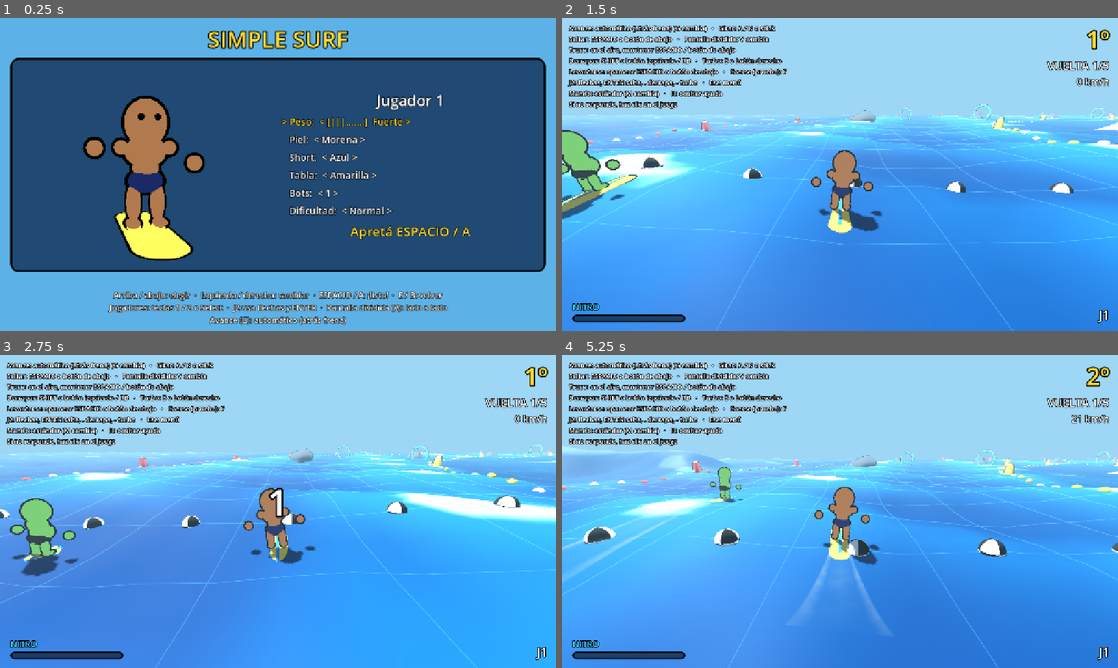
Above: before the commit, frames 1-4 (two rows, left to right).
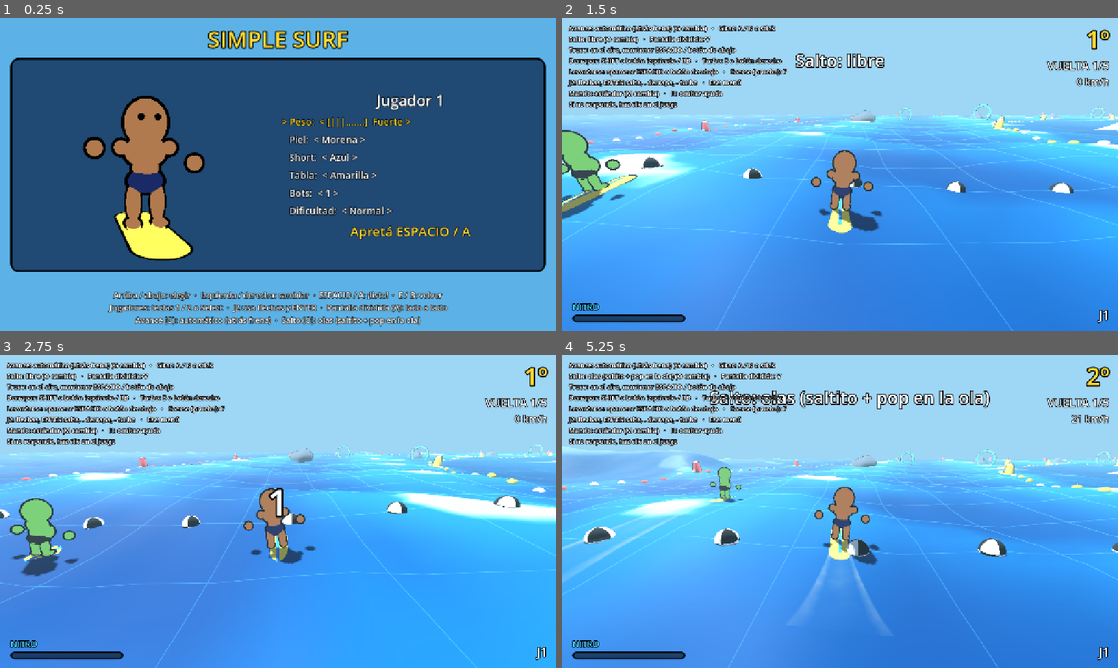
Above: after the commit, the same moments.

Repository: asimplesurfer/simplesurf
Game: Godot game, scene res://ui/menus/character_select.tscn
Two runs of this game, one before a commit and one after it. Both use one fixed random seed, a clock stepped at 60 frames per second and the inputs below.
Inputs (mouse positions are in pixels of both pictures, inside the frame that each line leads up to):
- Up to frame 1 (0.25 s): no input
- Up to frame 2 (1.5 s): tap Enter at 0.5 s; move the mouse to (812, 237) at 0.52 s; hold W (p1_up) 0.53-1.25 s; hold Space (p1_a) 0.53-1.25 s; click (812, 237) at 0.67 s; tap O at 0.8 s; drag from (1006, 221) to (812, 237) at 1.27 s
- Up to frame 3 (2.75 s): move the mouse to (111, 464) at 2.02 s; hold A (p1_left) from 2.03 s (still down); hold Space (p1_a) from 2.03 s (still down); tap V at 2.1 s
- Up to frame 4 (5.25 s): release A (p1_left) at 2.75 s; release Space (p1_a) at 2.75 s; drag from (867, 511) to (673, 464) at 2.77 s; move the mouse to (756, 433) at 3.52 s; hold S (p1_down) 3.53-4.25 s; tap E (p1_b) at 3.6 s; tap V at 3.8 s; drag from (962, 495) to (756, 433) at 4.27 s; move the mouse to (728, 527) at 5.02 s; hold W (p1_up) from 5.03 s (still down); tap O at 5.1 s; click (728, 527) at 5.17 s

The runs differ from the first frame. In frame 1, 1.0% of the frame differs, in the area x 24-76%, y 95-99%; in frame 2, 1.0%; in frame 3, 0.5%; in frame 4, 1.9%, in the area x 3-77%, y 5-18%.

Commit message:
Salto de olas por defecto: saltito en agua plana y pop en la ola
- En agua plana, A hace un saltito (~40 cm, no alcanza para trucos)
- Apretando A al subir una ola (o justo al salir) se hace el pop: sale
  mucho más alto. La altura y los trucos vienen de las olas
- O alterna con el salto libre de antes (se guarda)
- Bots en modo olas: no saltan en las rectas, van a buscar olas grandes y
  hacen el pop (mejor cuanto más difíciles)
- Tests del saltito, del pop y carrera de bots en modo olas

Co-Authored-By: Claude Opus 5.5 <noreply@anthropic.com>
Claude-Session: https://claude.ai/code/session_0158oNfJa2g5qsqyuATh8Mjh

Diff:
--- a/ai/ai_controller.gd
+++ b/ai/ai_controller.gd
@@ -52,6 +52,11 @@
 ## Frenar un poco (hay una roca cerca).
 var _brake: bool = false
 var _path_phase: float = 0.0
+## Modo olas: ya intentó el pop en esta subida.
+var _pop_tried: bool = false
+## Decisión de ir o no a cada ola grande.
+var _wave_choice: Dictionary = {}
+var _water: Water
 var _last_lap: int = -1
 
 
@@ -62,6 +67,7 @@
 	_rng.randomize()
 	_pick_path()
 	course = get_tree().get_first_node_in_group("course") as Course
+	_water = get_tree().get_first_node_in_group("water") as Water
 	race = get_tree().get_first_node_in_group("race_manager") as RaceManager
 
 
@@ -126,6 +132,15 @@
 			input.mash_presses = 1
 			_jump_started = true
 		_jump_hold -= delta
+	elif GameSettings.jump_style == GameSettings.JumpStyle.WAVES:
+		# Modo olas: no salta en las rectas; hace el pop al subir una ola.
+		if rider.vertical_speed > rider.stats.pop_min_climb + 1.0 and not _pop_tried:
+			_pop_tried = true
+			if _rng.randf() < difficulty.pop_skill:
+				input.jump_pressed = true
+				input.mash_presses = 1
+		elif rider.vertical_speed < 0.5:
+			_pop_tried = false
 	elif _drift_timer <= 0.0 and _clear_ahead(angle, lateral, 22.0):
 		if _rng.randf() < difficulty.trick_jump_rate * delta:
 			_start_jump()
@@ -178,6 +193,12 @@
 			_ring_choice[id] = _rng.randf() < difficulty.ring_seek
 		if _ring_choice[id]:
 			target = track.lateral_of(ring.position)
+
+	# Modo olas: ir a buscar una ola grande que tiene adelante.
+	if GameSettings.jump_style == GameSettings.JumpStyle.WAVES:
+		var swell := _next_swell(angle, lateral)
+		if swell:
+			target = track.lateral_of(Vector3(swell.center.x, 0.0, swell.center.y))
 
 	# Llegando a la meta: derecho al punto más cercano de la línea.
 	var to_line := _arc_ahead(angle, 0.0, lateral)
@@ -257,6 +278,30 @@
 	return best
 
 
+## Ola grande más cercana adelante que decidió ir a buscar (o null).
+func _next_swell(angle: float, lateral: float) -> Swell:
+	if _water == null:
+		return null
+	var best: Swell = null
+	var best_d := 1e9
+	for s in _water.swells:
+		if s.amplitude < 1.5:
+			continue
+		var pos := Vector3(s.center.x, 0.0, s.center.y)
+		if absf(course.track.lateral_of(pos)) > course.track.half_width:
+			continue
+		var d := _arc_ahead(angle, course.track.angle_of(pos), lateral)
+		if d < 12.0 or d > 55.0 or d >= best_d:
+			continue
+		var id := s.get_instance_id()
+		if not _wave_choice.has(id):
+			_wave_choice[id] = _rng.randf() < difficulty.wave_seek
+		if _wave_choice[id]:
+			best = s
+			best_d = d
+	return best
+
+
 func _clear_ahead(angle: float, lateral: float, distance: float) -> bool:
 	for rock in course.rocks:
 		var ahead := _arc_ahead(angle, course.track.angle_of(rock.position), lateral)
--- a/ai/ai_difficulty.gd
+++ b/ai/ai_difficulty.gd
@@ -15,6 +15,10 @@
 @export_range(0.0, 1.0) var trick_fail_chance: float = 0.2
 ## Probabilidad (por segundo) de saltar para hacer un truco en una recta.
 @export var trick_jump_rate: float = 0.15
+## Modo olas: probabilidad de hacer el pop al subir una ola.
+@export_range(0.0, 1.0) var pop_skill: float = 0.6
+## Modo olas: probabilidad de ir a buscar una ola grande que tiene adelante.
+@export_range(0.0, 1.0) var wave_seek: float = 0.6
 ## Probabilidad de derrapar cuando tiene a un rival justo detrás.
 @export_range(0.0, 1.0) var aggression: float = 0.4
 ## Si usa el turbo.
@@ -43,6 +47,8 @@
 			d.aggression = 0.1
 			d.uses_turbo = false
 			d.look_ahead = 18.0
+			d.pop_skill = 0.25
+			d.wave_seek = 0.3
 		1:
 			d.display_name = "Normal"
 		2:
@@ -56,4 +62,6 @@
 			d.aggression = 0.85
 			d.turbo_threshold = 0.35
 			d.look_ahead = 32.0
+			d.pop_skill = 0.9
+			d.wave_seek = 0.9
 	return d
--- a/core/controllers/player_controller.gd
+++ b/core/controllers/player_controller.gd
@@ -7,6 +7,7 @@
 signal pad_layout_changed(layout_name: String)
 signal jump_mode_changed(mode_name: String)
 signal forward_mode_changed(mode_name: String)
+signal jump_style_changed(style_name: String)
 
 const SETTINGS_PATH := "user://settings.cfg"
 
@@ -78,6 +79,9 @@
 		elif player_index == 0 and key.pressed and not key.echo and key.physical_keycode == KEY_G:
 			GameSettings.toggle_auto_forward()
 			forward_mode_changed.emit(GameSettings.forward_mode_name())
+		elif player_index == 0 and key.pressed and not key.echo and key.physical_keycode == KEY_O:
+			GameSettings.toggle_jump_style()
+			jump_style_changed.emit(GameSettings.jump_style_name())
 	elif event is InputEventJoypadButton:
 		using_joypad = true
 	elif event is InputEventJoypadMotion and absf(event.axis_value) > 0.5:
--- a/core/rider/rider.gd
+++ b/core/rider/rider.gd
@@ -21,6 +21,7 @@
 signal drift_ended
 signal drift_hit(victim: Rider)
 signal motivation_started
+signal popped
 signal ring_collected
 signal crashed
 
@@ -63,6 +64,12 @@
 var turbo_active: bool = false
 ## true cuando ya cruzó la meta (festeja).
 var race_finished: bool = false
+## Modo olas: tiempo que queda del A apretado subiendo la ola (para el pop).
+var pop_buffer: float = 0.0
+## Tiempo desde que una ola lo lanzó (-1 si no fue una ola).
+var wave_air_time: float = -1.0
+## Si ya hizo el pop en este salto.
+var did_pop: bool = false
 var water: Water
 
 var _steer_smoothed: float = 0.0
@@ -91,6 +98,9 @@
 	if controls_locked:
 		input = RiderInput.new()
 	motivation_timer = maxf(0.0, motivation_timer - delta)
+	pop_buffer = maxf(0.0, pop_buffer - delta)
+	if wave_air_time >= 0.0:
+		wave_air_time += delta
 	turbo_active = false
 	if input.debug_fall and not is_fallen():
 		fall()
@@ -183,6 +193,10 @@
 		vertical_speed = (vertical_speed - stats.gravity * delta) * boost
 		jump_charge = 0.0
 		grounded = false
+		wave_air_time = 0.0
+		did_pop = false
+		if pop_buffer > 0.0:
+			do_pop()
 		return true
 	vertical_speed = clampf((h - position.y) / delta, -30.0, 30.0)
 	position.y = h
@@ -204,6 +218,25 @@
 	jumped.emit()
 
 
+## Modo olas: saltito en agua plana (no alcanza para un truco).
+func hop() -> void:
+	vertical_speed = maxf(vertical_speed, 0.0) + stats.hop_speed
+	grounded = false
+	wave_air_time = -1.0
+	did_pop = false
+	jumped.emit()
+
+
+## Modo olas: apretar A en la ola hace salir mucho más alto.
+func do_pop() -> void:
+	if did_pop:
+		return
+	did_pop = true
+	pop_buffer = 0.0
+	vertical_speed = maxf(vertical_speed, 0.0) * stats.pop_mult + 2.0
+	popped.emit()
+
+
 ## Mueve en el aire. Devuelve true cuando toca el agua.
 func update_air(delta: float) -> bool:
 	vertical_speed -= stats.gravity * delta
@@ -212,6 +245,7 @@
 	if position.y <= h and vertical_speed <= 0.0:
 		position.y = h
 		grounded = true
+		wave_air_time = -1.0
 		landed.emit()
 		return true
 	return false
--- a/core/rider/rider_stats.gd
+++ b/core/rider/rider_stats.gd
@@ -26,6 +26,15 @@
 @export var jump_charge_time: float = 1.0
 ## Velocidad hacia arriba en el modo "tocar para saltar" (m/s).
 @export var jump_speed_tap: float = 8.0
+## Modo olas: velocidad del saltito en agua plana (m/s); ~40 cm de alto.
+@export var hop_speed: float = 4.0
+## Modo olas: el "pop" multiplica el impulso con el que te lanza la ola.
+@export var pop_mult: float = 1.7
+## Modo olas: segundos que se recuerda el A apretado subiendo la ola (y
+## después del lanzamiento en los que todavía vale el pop).
+@export var pop_window: float = 0.35
+## Velocidad hacia arriba subiendo una ola para que A cuente como pop (m/s).
+@export var pop_min_climb: float = 1.5
 ## Velocidad vertical mínima para que una ola te lance al aire (m/s).
 @export var min_launch_speed: float = 4.5
 ## Multiplica la velocidad hacia arriba al salir despedido de una ola.
--- a/core/rider/rider_stats.tres
+++ b/core/rider/rider_stats.tres
@@ -15,6 +15,10 @@
 jump_speed_max = 10.0
 jump_charge_time = 1.0
 jump_speed_tap = 8.0
+hop_speed = 4.0
+pop_mult = 1.7
+pop_window = 0.35
+pop_min_climb = 1.5
 min_launch_speed = 4.5
 wave_launch_boost = 1.5
 air_turn_factor = 0.5
--- a/core/rider/states/state_airborne.gd
+++ b/core/rider/states/state_airborne.gd
@@ -24,6 +24,14 @@
 
 func update(delta: float, input: RiderInput) -> void:
 	var stats := rider.stats
+	# Pop tardío: A apenas la ola lo lanzó.
+	if (
+		input.jump_pressed
+		and GameSettings.jump_style == GameSettings.JumpStyle.WAVES
+		and rider.wave_air_time >= 0.0
+		and rider.wave_air_time < stats.pop_window
+	):
+		rider.do_pop()
 	rider.apply_steer(input.steer, delta, stats.air_turn_factor)
 	rider.move_forward(delta)
 
--- a/core/rider/states/state_drifting.gd
+++ b/core/rider/states/state_drifting.gd
@@ -22,7 +22,10 @@
 func update(delta: float, input: RiderInput) -> void:
 	var stats := rider.stats
 	if input.jump_pressed:
-		rider.jump()
+		if GameSettings.jump_style == GameSettings.JumpStyle.WAVES:
+			rider.hop()
+		else:
+			rider.jump()
 		state_machine.transition_to(&"airborne")
 		return
 	if not input.drift or rider.speed < stats.drift_end_speed:
--- a/core/rider/states/state_riding.gd
+++ b/core/rider/states/state_riding.gd
@@ -31,6 +31,15 @@
 			rider.jump()
 			state_machine.transition_to(&"airborne")
 			return
+	elif input.jump_pressed and _jump_lock <= 0.0 and GameSettings.jump_style == GameSettings.JumpStyle.WAVES:
+		# Modo olas: subiendo una ola, A se guarda para el pop al salir; en
+		# agua plana, un saltito.
+		if rider.vertical_speed > rider.stats.pop_min_climb:
+			rider.pop_buffer = rider.stats.pop_window
+		else:
+			rider.hop()
+			state_machine.transition_to(&"airborne")
+			return
 	elif input.jump_pressed and _jump_lock <= 0.0:
 		if GameSettings.jump_mode == GameSettings.JumpMode.TAP:
 			rider.jump()
--- a/core/settings/game_settings.gd
+++ b/core/settings/game_settings.gd
@@ -3,6 +3,9 @@
 ## Opciones del juego que se eligen en partida y se guardan para la próxima vez.
 
 enum JumpMode { CHARGE, TAP }
+## WAVES: la altura la dan las olas (A en el agua: saltito; A en la ola: "pop").
+## FREE: A salta alto en cualquier lado (como antes).
+enum JumpStyle { WAVES, FREE }
 
 const PATH := "user://settings.cfg"
 const JUMP_MODE_NAMES := ["mantener para cargar", "tocar para saltar"]
@@ -12,6 +15,7 @@
 ## Por ahora el salto es solo "tocar para saltar" (el cargado queda en el código
 ## para probarlo más adelante; no se carga de la configuración guardada).
 static var jump_mode: JumpMode = JumpMode.TAP
+static var jump_style: JumpStyle = JumpStyle.WAVES
 ## Cuántas personas juegan (pantalla dividida). Se cambia con las teclas 1 / 2.
 static var player_count: int = 1
 ## Avance: true = avanza solo (stick atrás frena); false = stick adelante para avanzar.
@@ -37,6 +41,7 @@
 		player_count = clampi(int(cfg.get_value("gameplay", "player_count", 1)), 1, 2)
 		split_vertical = bool(cfg.get_value("gameplay", "split_vertical", true))
 		auto_forward = bool(cfg.get_value("gameplay", "auto_forward", true))
+		jump_style = int(cfg.get_value("gameplay", "jump_style", JumpStyle.WAVES)) as JumpStyle
 		bot_count = clampi(int(cfg.get_value("gameplay", "bot_count", 1)), 0, 3)
 		bot_level = clampi(int(cfg.get_value("gameplay", "bot_level", 1)), 0, 2)
 		for i in 2:
@@ -52,6 +57,7 @@
 	cfg.set_value("gameplay", "player_count", player_count)
 	cfg.set_value("gameplay", "split_vertical", split_vertical)
 	cfg.set_value("gameplay", "auto_forward", auto_forward)
+	cfg.set_value("gameplay", "jump_style", jump_style)
 	cfg.set_value("gameplay", "bot_count", bot_count)
 	cfg.set_value("gameplay", "bot_level", bot_level)
 	for i in characters:
@@ -82,3 +88,12 @@
 
 static func forward_mode_name() -> String:
 	return "automático (atrás frena)" if auto_forward else "manual (adelante acelera)"
+
+
+static func toggle_jump_style() -> void:
+	jump_style = JumpStyle.FREE if jump_style == JumpStyle.WAVES else JumpStyle.WAVES
+	save_settings()
+
+
+static func jump_style_name() -> String:
+	return "olas (saltito + pop en la ola)" if jump_style == JumpStyle.WAVES else "libre"
--- a/tests/run_tests.gd
+++ b/tests/run_tests.gd
@@ -33,6 +33,12 @@
 	# Los tests de movimiento usan el modo manual (W acelera); el automático
 	# se prueba aparte.
 	GameSettings.auto_forward = false
+	_check(
+		GameSettings.jump_style == GameSettings.JumpStyle.WAVES,
+		"por defecto el salto es de olas (saltito + pop)"
+	)
+	# Los tests de salto libre van primero; el modo olas se prueba aparte.
+	GameSettings.jump_style = GameSettings.JumpStyle.FREE
 	_test_avatar()
 	await _test_menu()
 	_main = load("res://main.tscn").instantiate()
@@ -69,6 +75,7 @@
 	await _test_jump_and_tricks()
 	await _test_drift()
 	await _test_swells()
+	await _test_wave_jump()
 	await _test_course()
 	await _test_turbo_and_wrong_way()
 	await _test_laps()
@@ -183,6 +190,75 @@
 	await process_frame
 
 
+func _test_wave_jump() -> void:
+	print("Salto de olas (saltito y pop):")
+	GameSettings.jump_style = GameSettings.JumpStyle.WAVES
+	_water.clear_swells()
+	_teleport(Vector3(400.0, 0.0, 900.0))
+	if _rider.is_fallen():
+		await _mash_until_standing(8.0, 4.0)
+	_set_action(&"p1_up", true)
+	await _wait(2.0)
+	await _press(&"p1_a")
+	_check(_state() == &"airborne", "en agua plana, A hace un saltito")
+	var hop := await _measure_air()
+	_check(hop.x < 0.8, "el saltito es bajo, no alcanza para trucos (%.2f m)" % hop.x)
+	await _wait_until_state(&"riding", 2.0)
+	await _wait(0.5)
+
+	var plain := await _ride_into_swell(false, Vector3(800.0, 0.0, 900.0))
+	var popped := await _ride_into_swell(true, Vector3(1200.0, 0.0, 900.0))
+	_check(plain > 0.5, "la ola lanza al aire (%.1f m)" % plain)
+	_check(
+		popped > plain * 1.3,
+		"A al subir la ola (pop) lanza mucho más alto (%.1f m contra %.1f m)" % [popped, plain]
+	)
+	_water.clear_swells()
+	GameSettings.jump_style = GameSettings.JumpStyle.FREE
+
+
+## Anda hacia una ola grande y devuelve la altura máxima del salto.
+## Con press = true, aprieta A mientras sube la ola (pop).
+func _ride_into_swell(press: bool, at: Vector3) -> float:
+	_water.clear_swells()
+	_teleport(at)
+	_rider.heading = 0.0
+	await _wait(1.5)
+	var s := Swell.new()
+	var f := _rider.forward()
+	var ahead := _rider.global_position + f * 25.0
+	s.center = Vector2(ahead.x, ahead.z)
+	s.direction = -Vector2(f.x, f.z)
+	s.speed = 0.0
+	s.max_amplitude = 3.0
+	s.width = 5.5
+	s.half_length = 20.0
+	s.lifetime = 100.0
+	s.grow_time = 0.01
+	_water.add_swell(s)
+	var pressed := false
+	var release_next := false
+	var max_height := 0.0
+	var was_airborne := false
+	for i in int(5.0 * FPS):
+		if release_next:
+			_set_action(&"p1_a", false)
+			release_next = false
+		if press and not pressed and _rider.grounded and _rider.vertical_speed > 2.5:
+			_set_action(&"p1_a", true)
+			pressed = true
+			release_next = true
+		if _state() == &"airborne":
+			was_airborne = true
+			max_height = maxf(max_height, _rider.global_position.y - _water_height_here())
+		elif was_airborne:
+			break
+		await process_frame
+	_set_action(&"p1_a", false)
+	await _wait(0.5)
+	return max_height
+
+
 func _test_bot_paths() -> void:
 	print("Caminos de los bots:")
 	var ai := AIController.new()
@@ -216,6 +292,8 @@
 		slot.character = CharacterData.random(rng)
 		slot.difficulty = AIDifficulty.preset(level)
 		config.slots.append(slot)
+	# Los bots juegan con el salto de olas (por defecto).
+	GameSettings.jump_style = GameSettings.JumpStyle.WAVES
 	var main3: Node = load("res://main.tscn").instantiate()
 	var race := main3.get_node("RaceManager") as RaceManager
 	race.config = config
--- a/ui/hud/hud.gd
+++ b/ui/hud/hud.gd
@@ -71,10 +71,15 @@
 	rider.drift_hit.connect(func(_victim: Rider) -> void: show_message("¡Lo tiraste!", PROMPT_COLOR))
 	rider.ring_collected.connect(func() -> void: show_message("+ NITRO", NITRO_COLOR))
 	rider.crashed.connect(func() -> void: show_message("¡Pum!", BAD_COLOR))
+	rider.popped.connect(func() -> void: show_message("¡POP!", PROMPT_COLOR))
 	var pc := rider.controller as PlayerController
 	if pc:
 		pc.pad_layout_changed.connect(func(layout_name: String) -> void:
 			show_message("Mando: " + layout_name, Color.WHITE)
+			_update_help()
+		)
+		pc.jump_style_changed.connect(func(style_name: String) -> void:
+			show_message("Salto: " + style_name, Color.WHITE)
 			_update_help()
 		)
 		pc.forward_mode_changed.connect(func(mode_name: String) -> void:
@@ -201,7 +206,7 @@
 		layout = (rider.controller as PlayerController).layout_name()
 	_help.text = (
 		"Avance: %s (G cambia)   ·   Girar: A / D o stick\n" % GameSettings.forward_mode_name()
-		+ "Saltar: ESPACIO o botón de abajo   ·   Pantalla dividida: V cambia\n"
+		+ "Salto: %s (O cambia)   ·   Pantalla dividida: V\n" % GameSettings.jump_style_name()
 		+ "Truco: en el aire, mantener ESPACIO / botón de abajo\n"
 		+ "Derrapar: SHIFT o botón izquierdo / RB   ·   Turbo: E o botón derecho\n"
 		+ "Levantarse: spamear ESPACIO o botón de abajo   ·   Caerse (prueba): F\n"
--- a/ui/menus/character_select.gd
+++ b/ui/menus/character_select.gd
@@ -80,7 +80,7 @@
 		"Arriba / abajo: elegir  ·  Izquierda / derecha: cambiar  ·  ESPACIO / A: ¡listo!  ·  E / B: volver\n"
 		+ "Jugadores: teclas 1 / 2 o Select  ·  J2 usa flechas y ENTER  ·  "
 		+ "Pantalla dividida (V): %s\n" % ("lado a lado" if GameSettings.split_vertical else "arriba y abajo")
-		+ "Avance (G): %s" % GameSettings.forward_mode_name()
+		+ "Avance (G): %s  ·  Salto (O): %s" % [GameSettings.forward_mode_name(), GameSettings.jump_style_name()]
 	)
 	_refresh_all()
 
@@ -267,6 +267,10 @@
 			GameSettings.toggle_auto_forward()
 			_build()
 			return
+		if key.physical_keycode == KEY_O:
+			GameSettings.toggle_jump_style()
+			_build()
+			return
 	for p in _panels:
 		var prefix := InputSetup.prefix(p.player)
 		if event.is_action_pressed(prefix + "a"):
Not shown, changed: COMO_PROBAR.md
